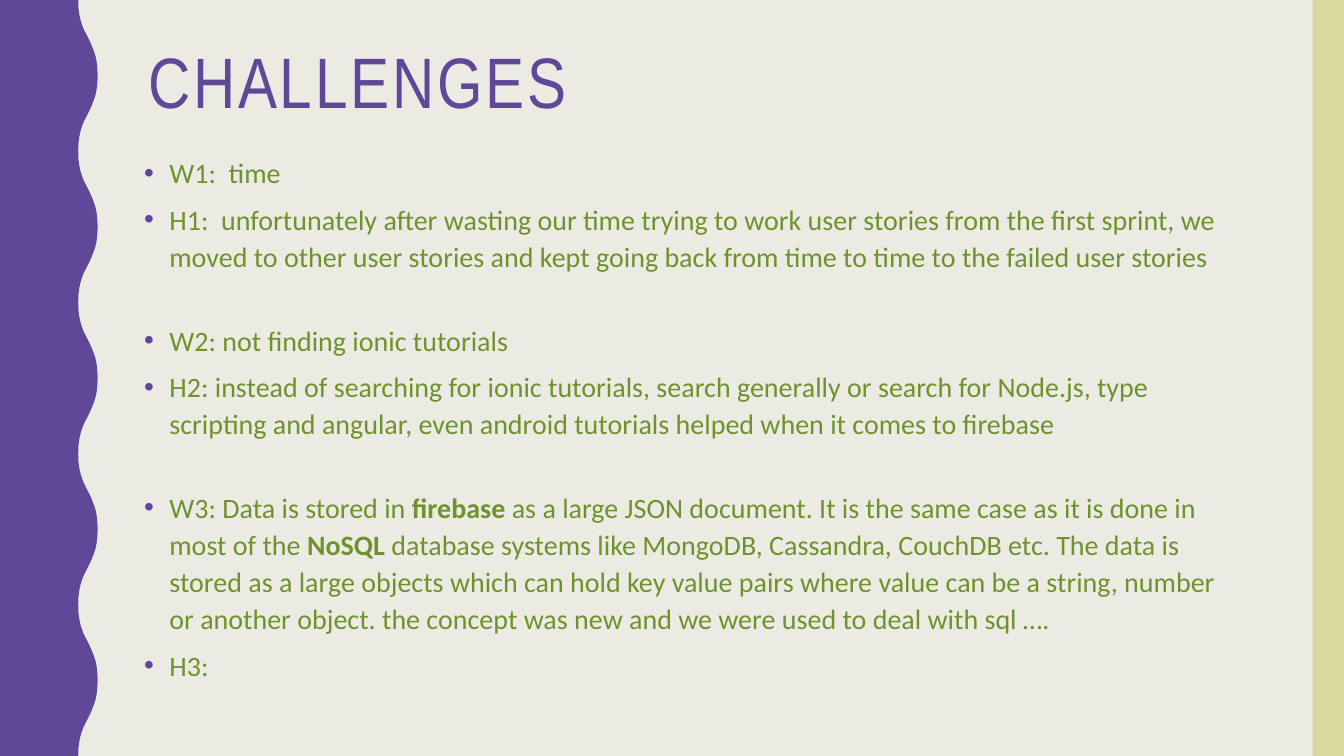
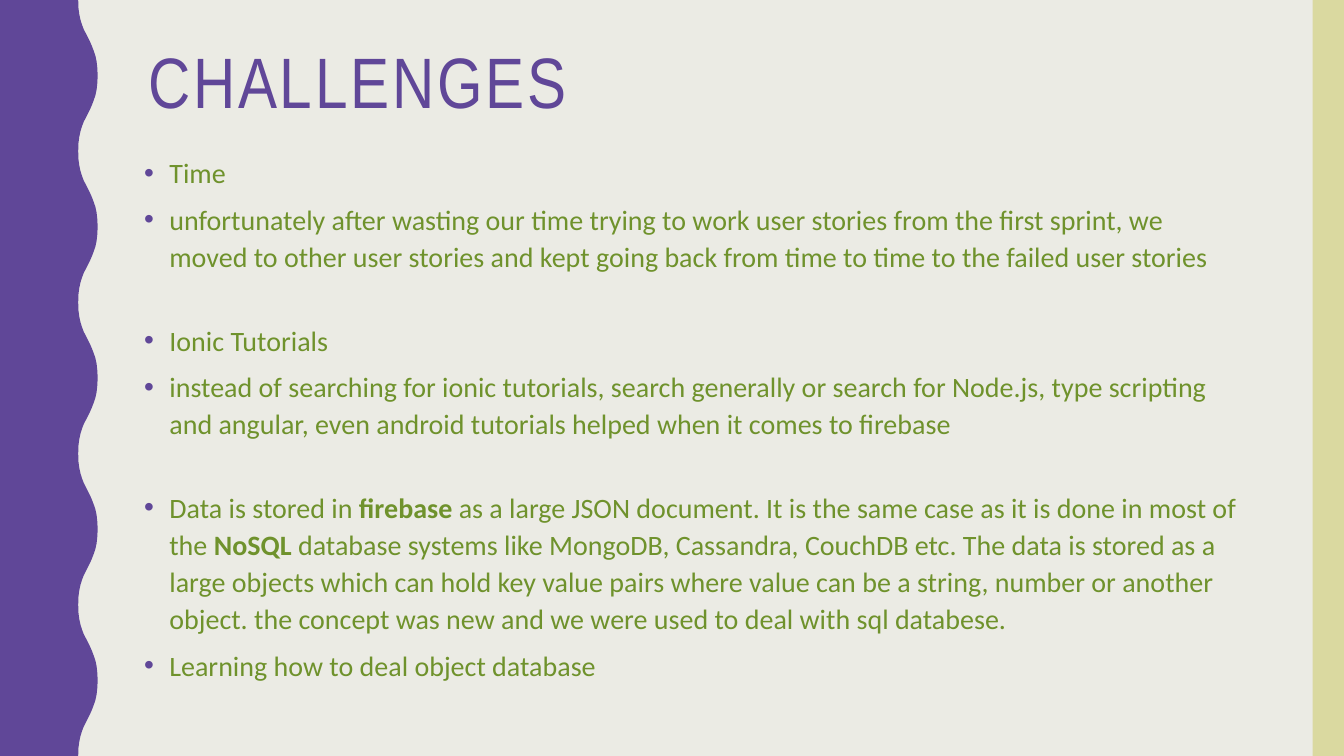
Before and after one commit to norahK/444SWE-Project, a slide deck: slide 8 of Pick a dish app.pptx. Drawn at 1344x756 pixels with LibreOffice and Linux fonts; fonts in the diff are those of the drawing. Boxes give left, top, right and bottom in pixels: in the first picture for what was removed or moved away, otherwise in the second. Text is boxed around its words. In the diff, an @@ line names an element or a change of style, - is before the commit and + after.

```diff
--- a/Pick a dish app.pptx
+++ b/Pick a dish app.pptx
@@ text at [169,164,1235,681]: text changed @@
-• W1: time
-• H1: unfortunately after wasting our time trying to work user stories from the first sprint, we moved to other user stories and kept going back from time to time to the failed user stories
-• W2: not finding ionic tutorials
-• H2: instead of searching for ionic tutorials, search generally or search for Node.js, type scripting and angular, even android tutorials helped when it comes to firebase
-• W3: Data is stored in firebase as a large JSON document. It is the same case as it is done in most of the NoSQL database systems like MongoDB, Cassandra, CouchDB etc. The data is stored as a large objects which can hold key value pairs where value can be a string, number or another object. the concept was new and we were used to deal with sql ….
-• H3:
+• Time
+• unfortunately after wasting our time trying to work user stories from the first sprint, we moved to other user stories and kept going back from time to time to the failed user stories
+• Ionic Tutorials
+• instead of searching for ionic tutorials, search generally or search for Node.js, type scripting and angular, even android tutorials helped when it comes to firebase
+• Data is stored in firebase as a large JSON document. It is the same case as it is done in most of the NoSQL database systems like MongoDB, Cassandra, CouchDB etc. The data is stored as a large objects which can hold key value pairs where value can be a string, number or another object. the concept was new and we were used to deal with sql databese.
+• Learning how to deal object database
```
